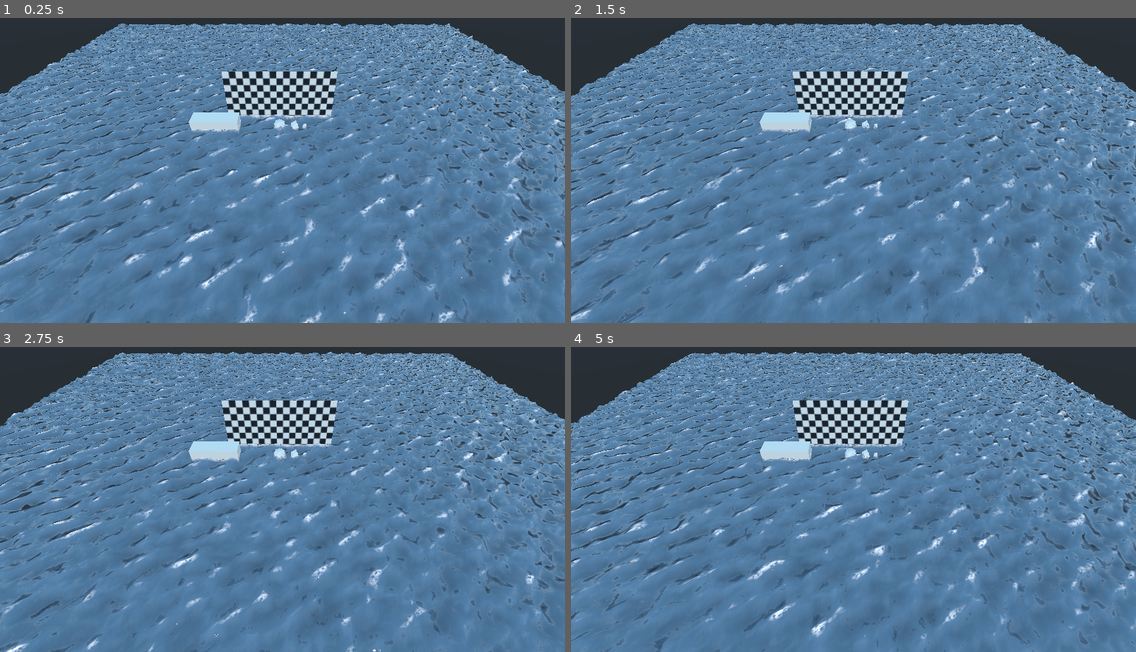
Above: before the commit, frames 1-4 (two rows, left to right).
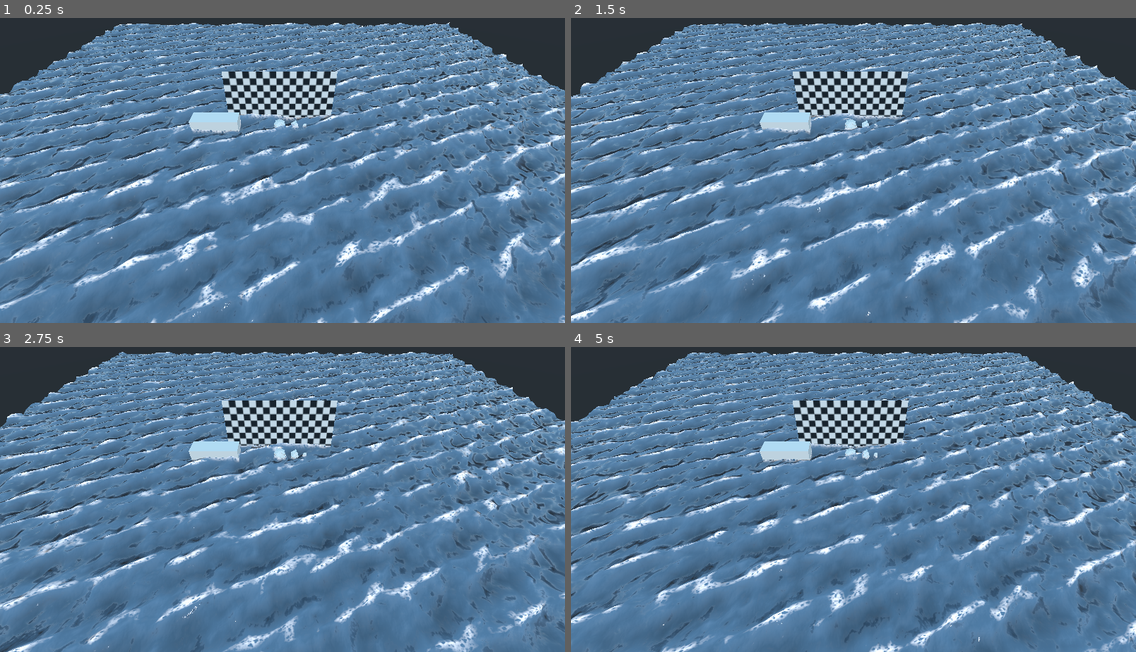
Above: after the commit, the same moments.

Repository: creikey/foamy-ocean
Game: Godot game, scene res://Main.tscn
Two runs of this game, one before a commit and one after it. Both use one fixed random seed, a clock stepped at 60 frames per second and the inputs below.
Inputs:
- Up to frame 1 (0.25 s): no input
- Up to frame 2 (1.5 s): no input
- Up to frame 3 (2.75 s): no input
- Up to frame 4 (5 s): no input

The runs differ from the first frame. In frame 1, 26% of the frame differs, in the area x 0-100%, y 1-100%; in frame 2, 25%; in frame 3, 25%; in frame 4, 25%.

Commit message:
Add fourth wave

Diff:
--- a/src/ocean.shader
+++ b/src/ocean.shader
@@ -5,11 +5,13 @@
 uniform vec4 wave_1 = vec4(0.14, 0.29, 0.25, 18.93);
 uniform vec4 wave_2 = vec4(0.3, 0.35, 0.28, 12.0);
 uniform vec4 wave_3 = vec4(0.8, 3.18, 0.22, 9.0);
+uniform vec4 wave_4 = vec4(0.2, 0.6, 0.36, 24.0);
 
 uniform float noise_zoom = 0.22;
 uniform float noise_amp = 9.59;
 
 uniform vec4 color: hint_color = vec4(0.3411, 0.5333, 0.6627, 1.0);
+uniform float time_factor = 1.5;
 uniform float color_mid_height = 3.0;
 uniform float foam_level = 5.64;
 uniform sampler2D foam_texture;
@@ -66,6 +68,7 @@
 	to_return += gernster_wave(wave_1, pos, time);
 	to_return += gernster_wave(wave_2, pos, time);
 	to_return += gernster_wave(wave_3, pos, time);
+	to_return += gernster_wave(wave_4, pos, time);
 	to_return.y += fbm(pos.xy * (noise_zoom/10.0)) * noise_amp;
 	return to_return;
 }
@@ -73,7 +76,7 @@
 varying float height;
 
 void vertex() {
-	float time = TIME / 1.5;
+	float time = TIME / time_factor;
 	vec3 wave_result = wave(VERTEX.xz, time);
 	VERTEX.y += wave_result.y;
 	height = wave_result.y;
